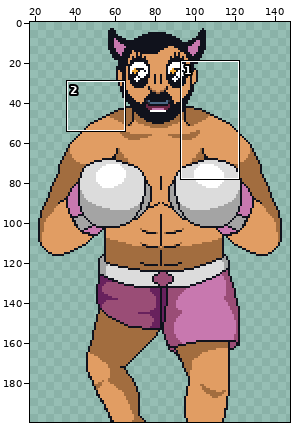
A pixel-art file gets an edit: Assets/Sprites/UwU_Idle.aseprite. Above: a wide view before the commit, with the close-up outlined.
Close-up. First the earlier version:
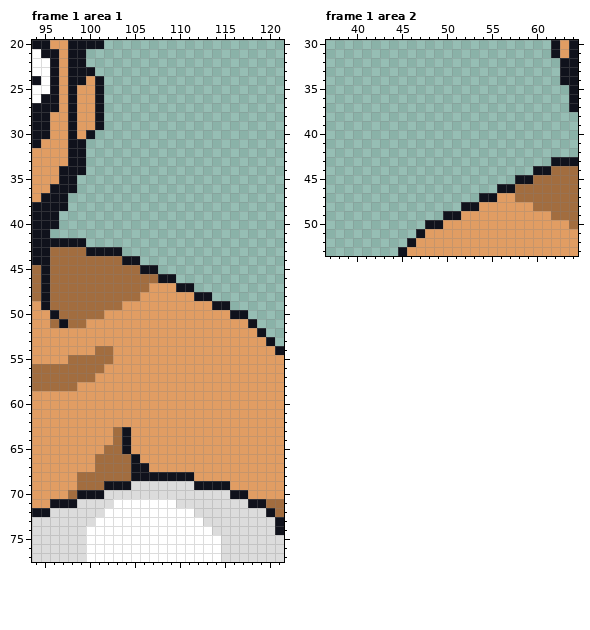
160x200 pixels, 8 frames. Shown: frame 1 area 1: x 94..121, y 20..77; frame 1 area 2: x 37..64, y 30..53. The wide view leaves out empty margins. The commit also changed other frames or places, which this record leaves out.
Now the later version:
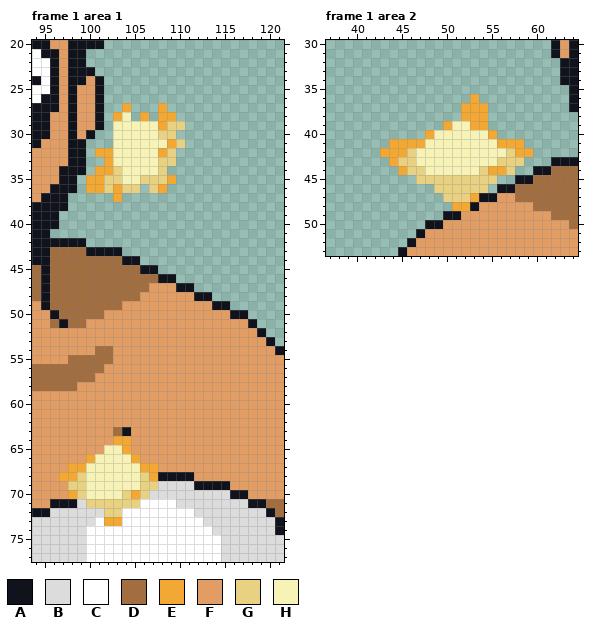
Palette (. is transparent): A #10121c  B #dcdcdc  C #ffffff  D #a26d3f  E #f3a833  F #e19d63  G #e8d282  H #f7f3b7
Edits made:
layer "Layer 2" added
--- frame 1 area 1, layer "Layer 2"
@@ x 98..112 @@
 26 AFFA...........
-27 AFFA...........
-28 AFFA...........
-29 AFFA...........
-30 AFA............
-31 AA.............
-32 AA.............
-33 AA.............
-34 AA.............
-35 A..............
-36 A..............
-37 ...............
+27 AFFA..E...E....
+28 AFFA.EH.E.EE...
+29 AFFA.HHHHHEGG..
+30 AFA..HHHHHGG...
+31 AA...HHHHHHEG..
+32 AA.EEHHHHHEG...
+33 AA..EHHHHHGG...
+34 AA.EEGHHHHG....
+35 A.EEGGHHGGGE...
+36 A.EEGEGG.GE....
+37 .....E.........
 38 ...............
@@ x 95..109 @@
 63 FFFFFFFFDAFFFFF
-64 FFFFFFFFDAFFFFF
-65 FFFFFFFDDAFFFFF
-66 FFFFFFDDDDAFFFF
-67 FFFFFFDDDDAAFFF
-68 FFFFDDDDDDAAAAA
-69 FFFFDDDAAABBBBB
-70 FFFDAAABBBBBBBB
-71 FAAABBBBCCCCCCC
-72 ABBBBBBCCCCCCCC
-73 BBBBBBCCCCCCCCC
+64 FFFFFFFFEEFFFFF
+65 FFFFFFFHHEFFFFF
+66 FFFFFEHHHHEFFFF
+67 FFFEEHHHHHHEEFF
+68 FFEEGHHHHHHGEAA
+69 FFFGGHHHHHHGGBB
+70 FFFEGHHHHGEGBBB
+71 FAAABGGGGGGCCCC
+72 ABBBBBBGGCCCCCC
+73 BBBBBBCEECCCCCC
 74 BBBBBCCCCCCCCCC
--- frame 1 area 2, layer "Layer 2"
@@ x 37..64 @@
 35 ...........................A
-36 ...........................A
-37 ...........................A
-38 ............................
-39 ............................
-40 ............................
-41 ............................
-42 ............................
-43 .........................AAA
-44 .......................AADDD
-45 .....................AADDDDD
-46 ...................AADDDDDDD
-47 .................AAFFDDDDDDD
-48 ...............AAFFFFFFDDDDD
+36 ................E..........A
+37 ...............EEE.........A
+38 ...............EEE..........
+39 .............EHHEE..........
+40 ...........EHHHHHHE.........
+41 .......EEEEHHHHHHHHEEE......
+42 ......EEEGHHHHHHHHHHGEE.....
+43 .......EGGHHHHHHHHHGGG...AAA
+44 ........EGGHHHHHHGEEG..AADDD
+45 ..........GGGGGGGGG..AADDDDD
+46 ............GGGGGG.AADDDDDDD
+47 .............GGGEAAFFDDDDDDD
+48 ..............EEAFFFFFFDDDDD
 49 .............AAFFFFFFFFFFDDD
